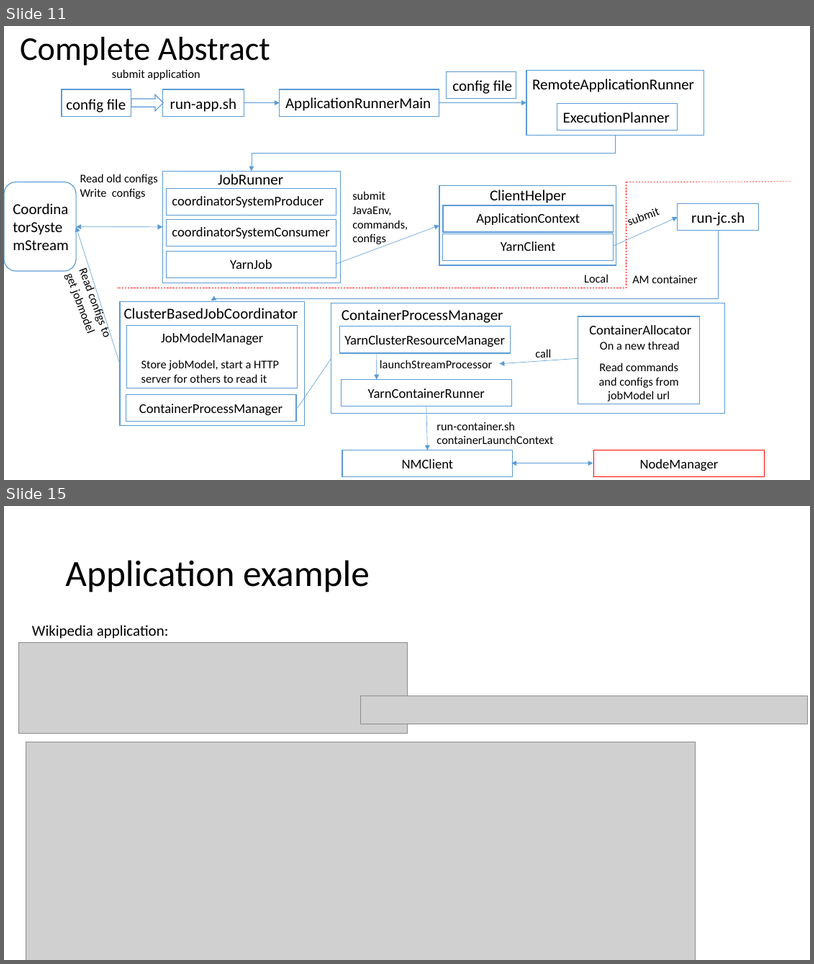
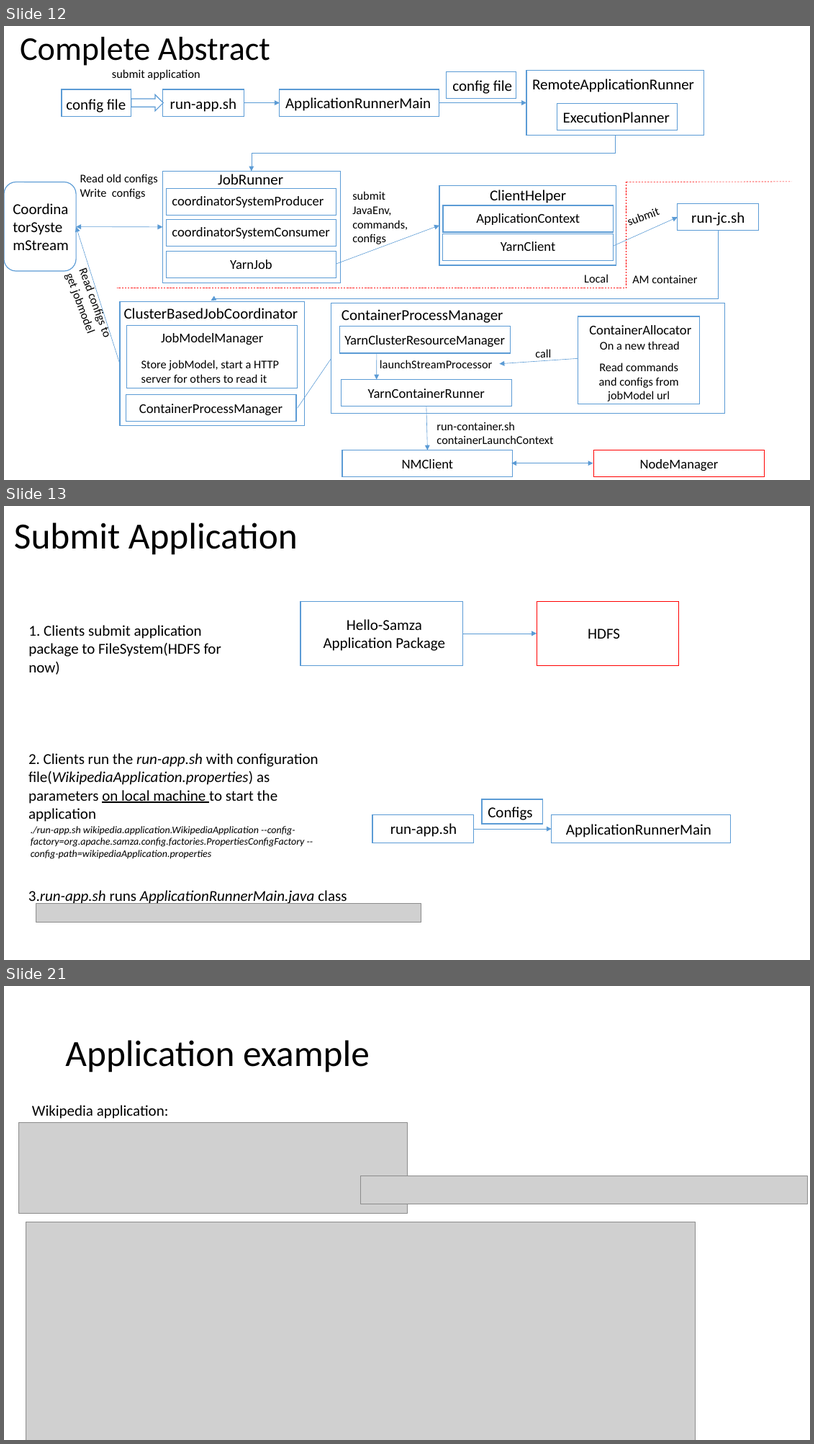
Before and after one commit to Swrrt/Samza-Documents, a slide deck: Documentation/SamzaStructure.pptx. Shown one above the other, each under a label of ours: slides 11 and 15 before the commit, slides 12, 13 and 21 after it; the slides between them are not shown. The pictures are 814x964 and 814x1444 pixels, drawn with LibreOffice and Linux fonts; fonts in the diff are those of the drawing; grey boxes stand for pictures. Boxes give left, top, right and bottom in pixels: in the first picture for what was removed or moved away, otherwise in the second. Text is boxed around its words. In the diff, an @@ line names an element or a change of style, - is before the commit and + after.

```diff
--- a/Documentation/SamzaStructure.pptx
+++ b/Documentation/SamzaStructure.pptx
@@ slide 13 added at bbox=[4, 506, 810, 960], background #FFFFFF @@
@@ title added at bbox=[14, 523, 298, 555], 44 pt, text #000000 @@
+Submit Application
@@ rectangle added at bbox=[301, 601, 463, 665], fill #FFFFFF, outline #5B9BD5 1 pt @@
@@ rectangle added at bbox=[537, 601, 679, 665], fill #FFFFFF, outline #FF0000 1 pt @@
@@ text added at bbox=[28, 625, 221, 674], 18 pt, text #000000 @@
+1. Clients submit application package to FileSystem(HDFS for now)
@@ text added at bbox=[324, 619, 445, 651], 18 pt, text #000000 @@
+Hello-Samza Application Package
@@ arrow added from (463, 633) to (537, 633), #5B9BD5 0.5 pt @@
@@ text added at bbox=[588, 628, 620, 638], 18 pt, text #000000 @@
+HDFS
@@ text added at bbox=[28, 753, 318, 821], 18 pt, text #000000 @@
+2. Clients run the run-app.sh with configuration file(WikipediaApplication.properties) as parameters on local machine to start the application
@@ rectangle added at bbox=[483, 800, 543, 824], fill #FFFFFF, outline #5B9BD5 1 pt @@
@@ text added at bbox=[488, 806, 532, 820], 18 pt, text #000000 @@
+Configs
@@ text added at bbox=[31, 826, 305, 859], 12 pt, text #000000, italic @@
+./run-app.sh wikipedia.application.WikipediaApplication --config-factory=org.apache.samza.config.factories.PropertiesConfigFactory --config-path=wikipediaApplication.properties
@@ rectangle added at bbox=[373, 815, 473, 843], fill #FFFFFF, outline #5B9BD5 1 pt @@
@@ text added at bbox=[391, 823, 457, 836], 18 pt, text #000000 @@
+run-app.sh
@@ arrow added from (473, 829) to (552, 829), #5B9BD5 0.5 pt @@
@@ rectangle added at bbox=[552, 815, 731, 843], fill #FFFFFF, outline #5B9BD5 1 pt @@
@@ text added at bbox=[566, 824, 712, 837], 18 pt, text #000000 @@
+ApplicationRunnerMain
@@ text added at bbox=[28, 890, 347, 905], 18 pt, text #000000, italic @@
+3.run-app.sh runs ApplicationRunnerMain.java class
@@ picture added at bbox=[36, 903, 421, 921] @@
@@ what was slide 11 is now slide 12 @@
@@ what was slide 15 is now slide 21 @@
```
Also in this commit, not shown: 4 slides changed, 8 other slides added.
